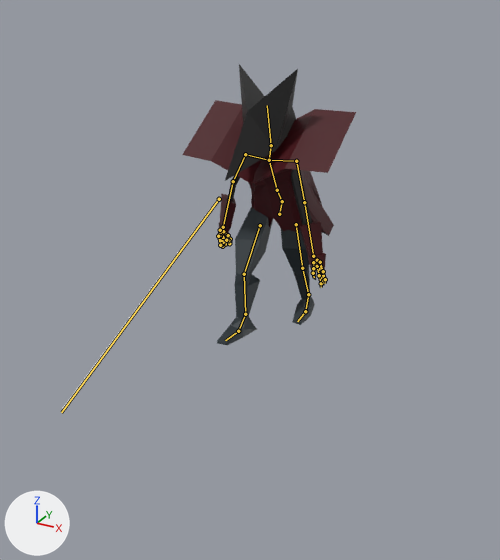
Renders of the Blender file blender-files/player-remake2.blend from each side of a commit.
Before and after are seen from a camera (50 mm lens) standing at (7.75, -15.86, 8.98) and looking at (1.22, -3.99, 3.05). Arrows for +X, +Y and +Z are at lower left; the lights stay in place. Both versions are drawn at frame 1 of the action 'Katana-run'; the numbers are the values there. The bones that bend it are drawn over the model as lines.

The first picture shows 'Katana', 'player'.
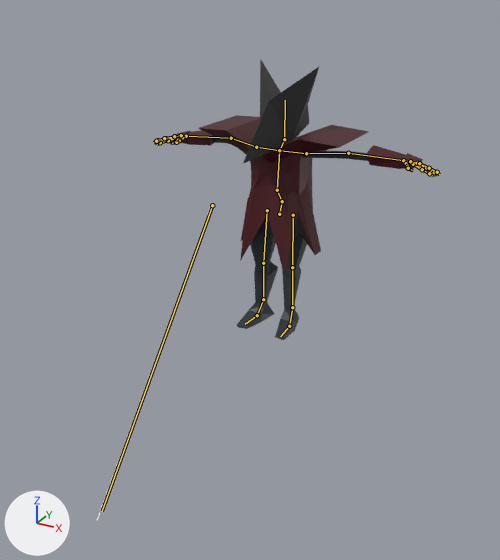
What differs and where, as boxes [x1, y1, x2, y2] in the pictures (500 x 560 px):
'player', posed (63% wider)
    before: [182, 64, 356, 345]
    after: [155, 59, 440, 340]
'Katana', posed (26% narrower, 49% taller)
    before: [62, 199, 220, 412]
    after: [97, 203, 214, 520]
bone 'Chest', root to tip
    before: (277, 190) to (269, 160)
    after: (277, 190) to (279, 150)
bone 'Head', root to tip
    before: (271, 145) to (267, 105)
    after: (284, 139) to (285, 100)
bone 'Bottom middle R', root to tip
    before: (221, 237) to (223, 245)
    after: (175, 138) to (166, 139)
bone 'Middle middle R', root to tip
    before: (223, 245) to (229, 242)
    after: (166, 139) to (158, 141)
bone 'Top middle R', root to tip
    before: (229, 242) to (227, 239)
    after: (158, 141) to (155, 143)
bone 'Bottom thumb R', root to tip
    before: (223, 231) to (228, 235)
    after: (182, 137) to (179, 140)
bone 'Middle thumb R', root to tip
    before: (228, 235) to (230, 239)
    after: (179, 140) to (176, 142)
bone 'Top thumb R', root to tip
    before: (230, 239) to (227, 242)
    after: (176, 142) to (172, 143)
bone 'Bottom index R', root to tip
    before: (222, 237) to (222, 246)
    after: (176, 138) to (168, 140)
bone 'Middle index R', root to tip
    before: (222, 246) to (229, 243)
    after: (168, 140) to (160, 142)
bone 'Top index R', root to tip
    before: (229, 243) to (227, 240)
    after: (160, 142) to (157, 144)
bone 'Bottom ring R', root to tip
    before: (220, 236) to (221, 244)
    after: (175, 137) to (166, 138)
bone 'Middle ring R', root to tip
    before: (221, 244) to (228, 240)
    after: (166, 138) to (158, 140)
bone 'Top ring R', root to tip
    before: (228, 240) to (225, 238)
    after: (158, 140) to (154, 142)
bone 'Palm pinky R.001', root to tip
    before: (218, 236) to (220, 245)
    after: (174, 136) to (164, 138)
bone 'Middle pinky R', root to tip
    before: (220, 245) to (226, 240)
    after: (164, 138) to (156, 141)
bone 'Top pinky R', root to tip
    before: (226, 240) to (224, 238)
    after: (156, 141) to (153, 142)
bone 'Upper leg L', root to tip
    before: (296, 224) to (302, 268)
    after: (293, 215) to (292, 267)
bone 'Upper leg R', root to tip
    before: (260, 225) to (244, 274)
    after: (267, 210) to (263, 263)
bone 'Bone', root to tip
    before: (219, 199) to (61, 412)
    after: (212, 205) to (102, 511)

The edits, one by one:
Bone 'Chest' (bone_chest) turns from (33, 1, 1) to (0, 0, 0) degrees about its own x, y and z.
Bone 'Head' (bone_head) turns from (-26, -2, 4) to (0, 0, 0) degrees about its own x, y and z.
Bone 'Bottom middle R' (bone_bottom_middle_r) turns from (-9, 1, 20) to (0, 0, 0) degrees about its own x, y and z.
Bone 'Middle middle R' (bone_middle_middle_r) turns from (-57, 24, 60) to (0, 0, 0) degrees about its own x, y and z.
Bone 'Top middle R' (bone_top_middle_r) turns from (-49, 33, 79) to (0, 0, 0) degrees about its own x, y and z.
Bone 'Bottom thumb R' (bone_bottom_thumb_r) turns from (-29, -10, 52) to (0, 0, 0) degrees about its own x, y and z.
Bone 'Middle thumb R' (bone_middle_thumb_r) turns from (-21, -13, -8) to (0, 0, 0) degrees about its own x, y and z.
Bone 'Top thumb R' (bone_top_thumb_r) turns from (-31, 1, -8) to (0, 0, 0) degrees about its own x, y and z.
Bone 'Bottom index R' (bone_bottom_index_r) turns from (0, -1, 7) to (0, 0, 0) degrees about its own x, y and z.
Bone 'Middle index R' (bone_middle_index_r) turns from (-12, 1, 96) to (0, 0, 0) degrees about its own x, y and z.
Bone 'Top index R' (bone_top_index_r) turns from (-6, 1, 103) to (0, 0, 0) degrees about its own x, y and z.
Bone 'Bottom ring R' (bone_bottom_ring_r) turns from (-12, 1, 18) to (0, 0, 0) degrees about its own x, y and z.
Bone 'Middle ring R' (bone_middle_ring_r) turns from (-70, 26, 51) to (0, 0, 0) degrees about its own x, y and z.
Bone 'Top ring R' (bone_top_ring_r) turns from (-42, -41, -64) to (0, 0, 0) degrees about its own x, y and z.
Bone 'Palm pinky R.001' (bone_palm_pinky_r_001) turns from (-6, -1, 17) to (0, 0, 0) degrees about its own x, y and z.
Bone 'Middle pinky R' (bone_middle_pinky_r) turns from (-18, 10, 103) to (0, 0, 0) degrees about its own x, y and z.
Bone 'Top pinky R' (bone_top_pinky_r) turns from (-33, 24, 85) to (0, 0, 0) degrees about its own x, y and z.
Bone 'Upper leg L' (bone_upper_leg_l) moves from (0.01, 0.25, -0.1) to (0.0, 0.0, 0.0).
Bone 'Upper leg R' (bone_upper_leg_r) moves from (-0.21, 0.51, -0.3) to (0.0, 0.0, 0.0).
Bone 'Arm IK L' (bone_arm_ik_l) moves from (4.01, -1.54, 0.64) to (0.0, 0.0, 0.0).
Bone 'Arm IK L' (bone_arm_ik_l) turns from (-29, 5, -60) to (0, 0, 0) degrees about its own x, y and z.
Bone 'Leg IK L' (bone_leg_ik_l) moves from (0.87, -0.62, -0.08) to (0.0, 0.0, 0.0).
Bone 'Knee IK L' (bone_knee_ik_l) moves from (1.16, 1.19, -0.54) to (0.0, 0.0, 0.0).
Bone 'Arm IK R' (bone_arm_ik_r) moves from (-2.33, -1.49, 0.25) to (0.0, 0.0, 0.0).
Bone 'Arm IK R' (bone_arm_ik_r) turns from (-20, -50, 61) to (0, 0, 0) degrees about its own x, y and z.
Bone 'Leg IK R' (bone_leg_ik_r) moves from (0.69, 0.63, -0.01) to (0.0, 0.0, 0.0).
Bone 'Knee IK R' (bone_knee_ik_r) moves from (-0.23, 3.16, -0.33) to (0.0, 0.0, 0.0).
Bone 'Bone' (bone_bone) moves from (0.03, -0.28, 0.01) to (-0.35, -0.14, -0.75).
Bone 'Bone' (bone_bone) turns from (2, -29, -1) to (7, 13, 18) degrees about its own x, y and z.
